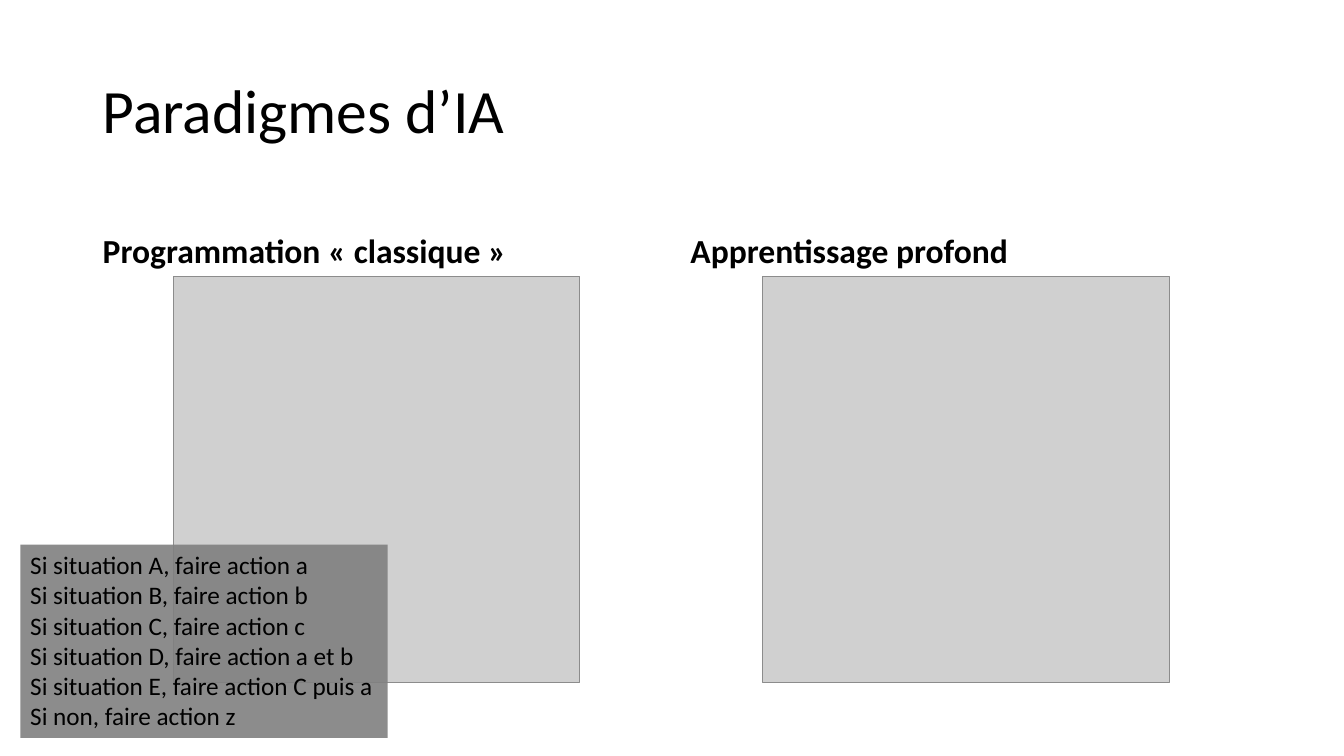
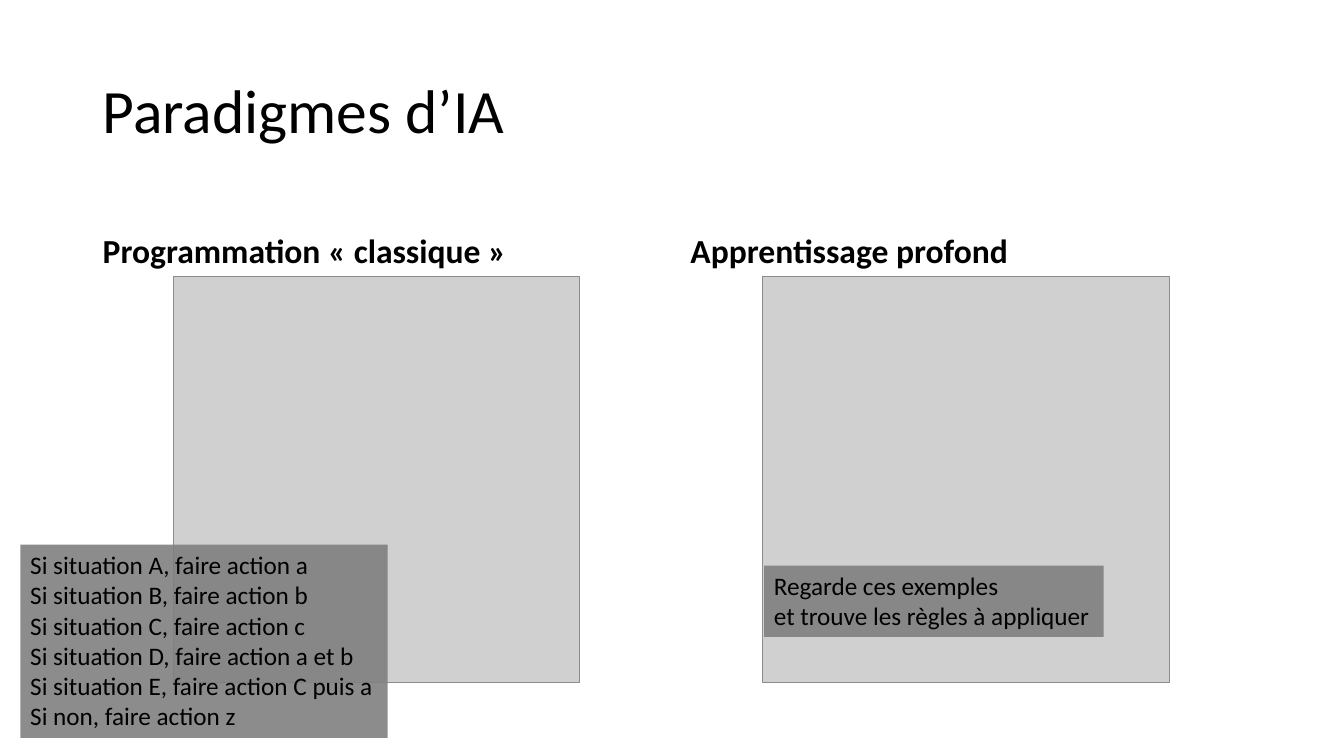
Before and after one commit to pauldubois98/AI-MythsReality, a slide deck: slide 8 of slides.pptx. Drawn at 1344x756 pixels with LibreOffice and Linux fonts; fonts in the diff are those of the drawing; grey boxes stand for pictures. Boxes give left, top, right and bottom in pixels: in the first picture for what was removed or moved away, otherwise in the second. Text is boxed around its words. In the diff, an @@ line names an element or a change of style, - is before the commit and + after.

Commit message:
(bis)

```diff
--- a/slides.pptx
+++ b/slides.pptx
@@ rectangle added at (764, 566, 1104, 637), fill #808080 at 90% opacity, 18 pt, text #000000 @@
+Regarde ces exemples
+et trouve les règles à appliquer
```
Also in this commit, not shown: 1 other slide changed.
